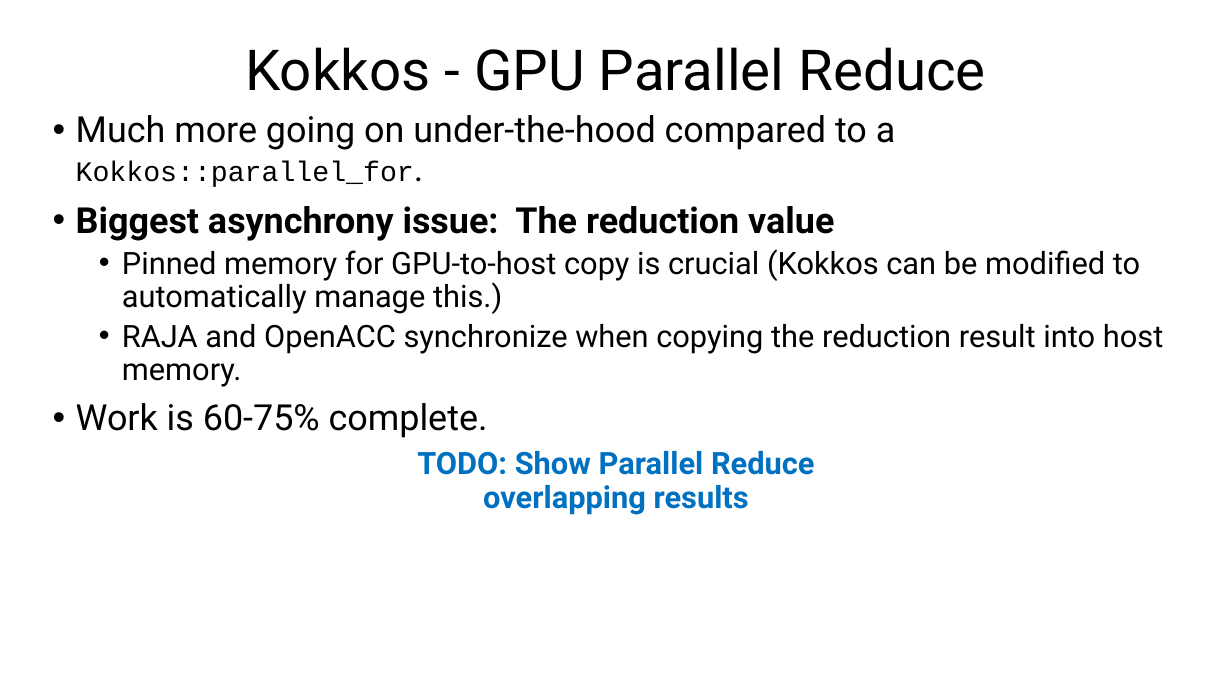
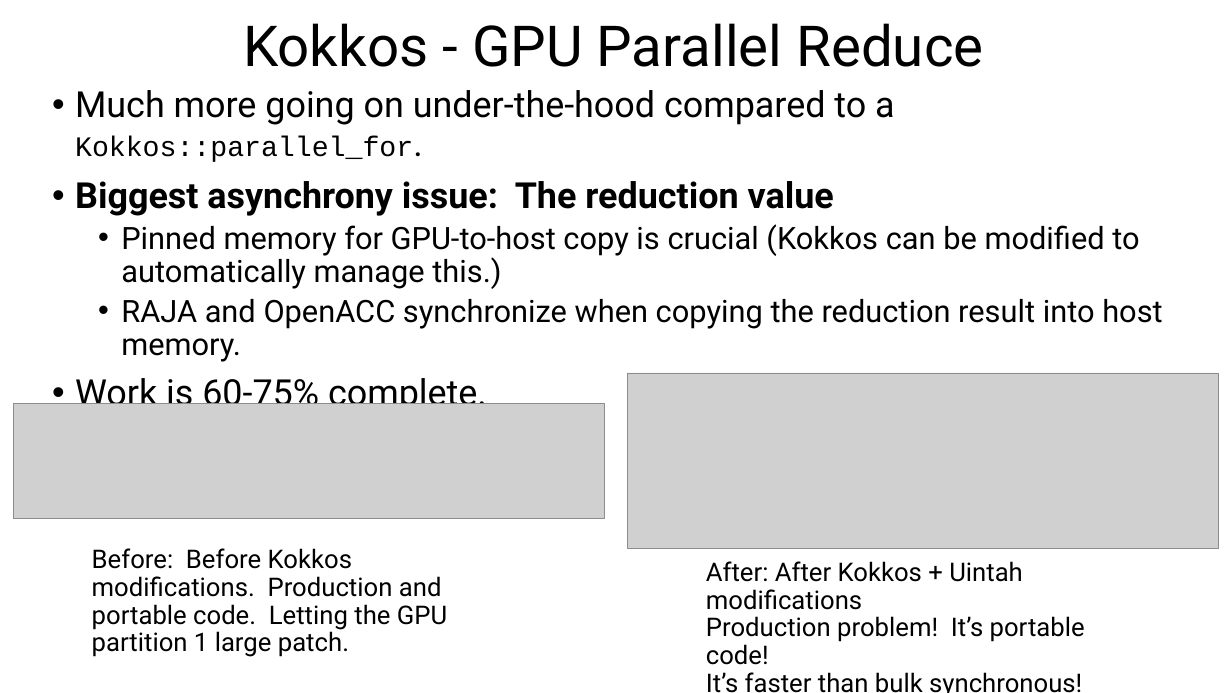
Before and after one commit to bradleypeterson/proposal, a slide deck: slide 30 of slides/Portable and Performant GPU_dec1.pptx. Drawn at 1232x693 pixels with LibreOffice and Linux fonts; fonts in the diff are those of the drawing; grey boxes stand for pictures. Boxes give left, top, right and bottom in pixels: in the first picture for what was removed or moved away, otherwise in the second. Text is boxed around its words. In the diff, an @@ line names an element or a change of style, - is before the commit and + after.

```diff
--- a/slides/Portable and Performant GPU_dec1.pptx
+++ b/slides/Portable and Performant GPU_dec1.pptx
@@ title "Kokkos - GPU Parallel Reduce": place and size @@
-title "Kokkos - GPU Parallel Reduce" at (245, 47, 986, 91)
+title "Kokkos - GPU Parallel Reduce" at (243, 23, 983, 67)
@@ text "Much more going on under-the-hood ...": place and size @@
-text "Much more going on under-the-hood ..." at (76, 115, 1163, 438)
+text "Much more going on under-the-hood ..." at (75, 90, 1162, 414)
@@ picture added at (628, 373, 1218, 549) @@
@@ picture added at (13, 403, 604, 518) @@
@@ text removed at (417, 451, 815, 515) @@
-TODO: Show Parallel Reduce overlapping results
@@ text added at (92, 548, 447, 657), 20 pt, text #000000 @@
+Before: Before Kokkos modifications. Production and portable code. Letting the GPU partition 1 large patch.
@@ text added at (706, 561, 1085, 693), 20 pt, text #000000 @@
+After: After Kokkos + Uintah modifications
+Production problem! It’s portable code!
+It’s faster than bulk synchronous!
```
Also in this commit, not shown: 4 other slides changed, 1 slide added, 1 slide removed, 4 other files.
